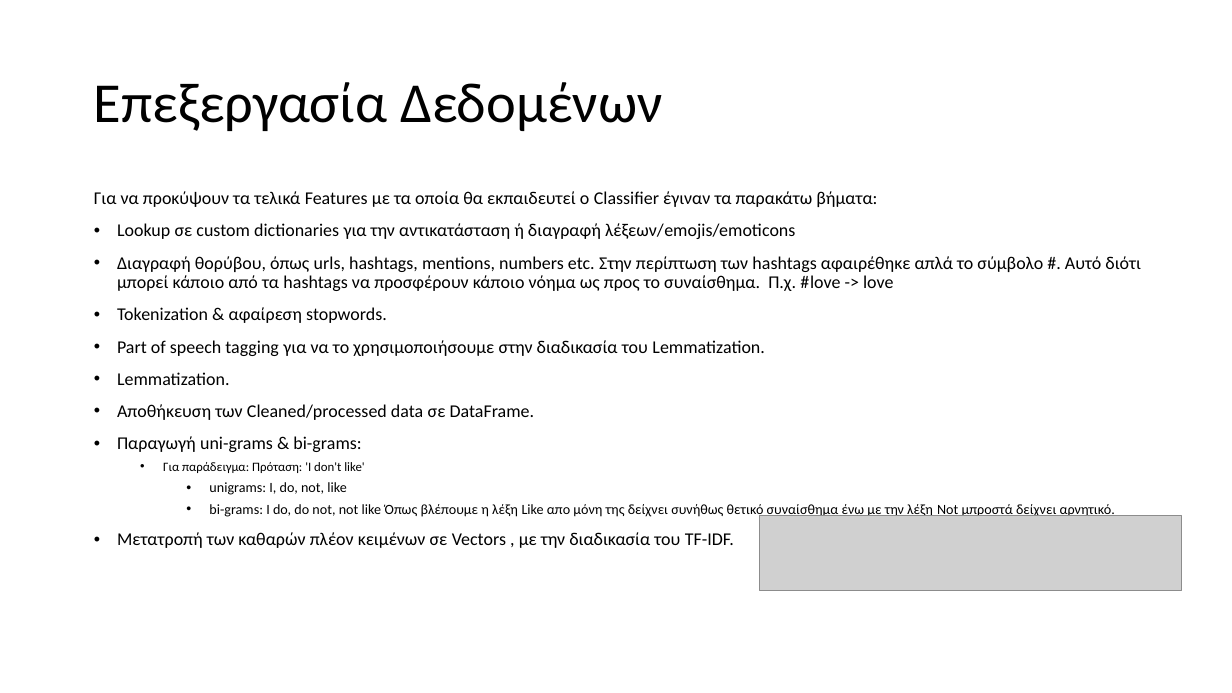
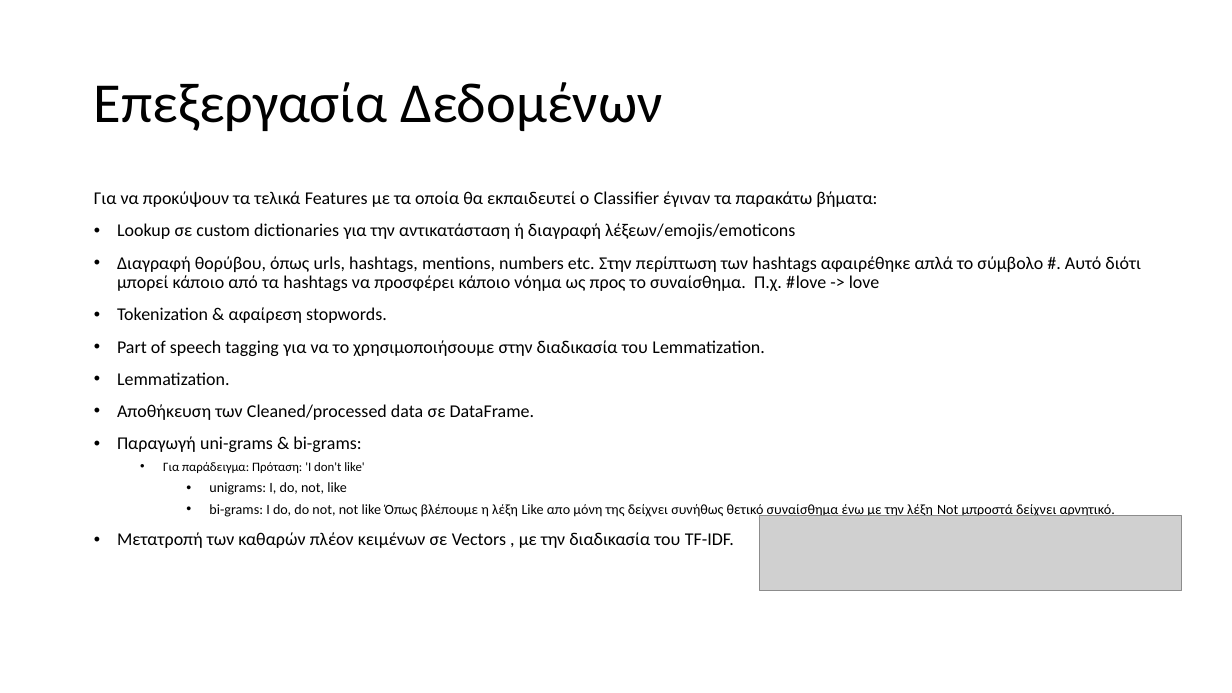
Before and after one commit to icsd13152/Sentiment_Analysis_Covid19, a slide deck: slide 3 of Presentation.pptx. Drawn at 1232x693 pixels with LibreOffice and Linux fonts; fonts in the diff are those of the drawing; grey boxes stand for pictures. Boxes give left, top, right and bottom in pixels: in the first picture for what was removed or moved away, otherwise in the second. Text is boxed around its words. In the diff, an @@ line names an element or a change of style, - is before the commit and + after.

```diff
--- a/Presentation.pptx
+++ b/Presentation.pptx
@@ text at [117, 256, 1141, 291]: text changed @@
-• Διαγραφή θορύβου, όπως urls, hashtags, mentions, numbers etc. Στην περίπτωση των hashtags αφαιρέθηκε απλά το σύμβολο #. Αυτό διότι μπορεί κάποιο από τα hashtags να προσφέρουν κάποιο νόημα ως προς το συναίσθημα. Π.χ. #love -> love
+• Διαγραφή θορύβου, όπως urls, hashtags, mentions, numbers etc. Στην περίπτωση των hashtags αφαιρέθηκε απλά το σύμβολο #. Αυτό διότι μπορεί κάποιο από τα hashtags να προσφέρει κάποιο νόημα ως προς το συναίσθημα. Π.χ. #love -> love
```
Also in this commit, not shown: 2 other slides changed, 6 slides added, 2 slides removed, 7 other files.
